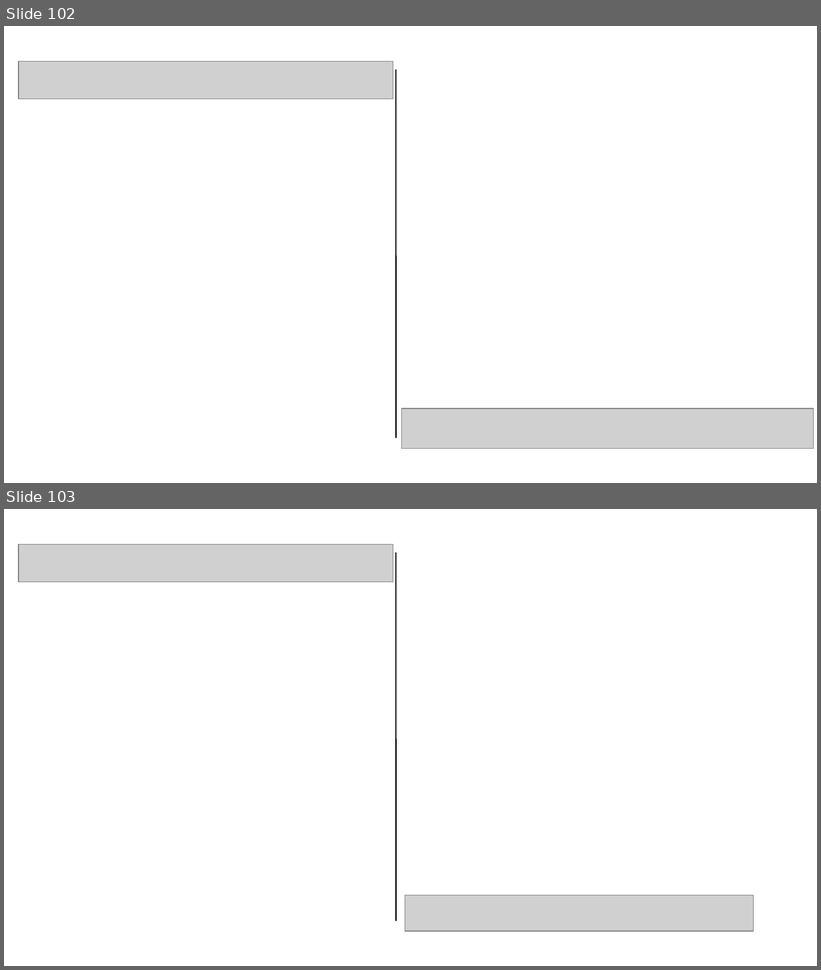
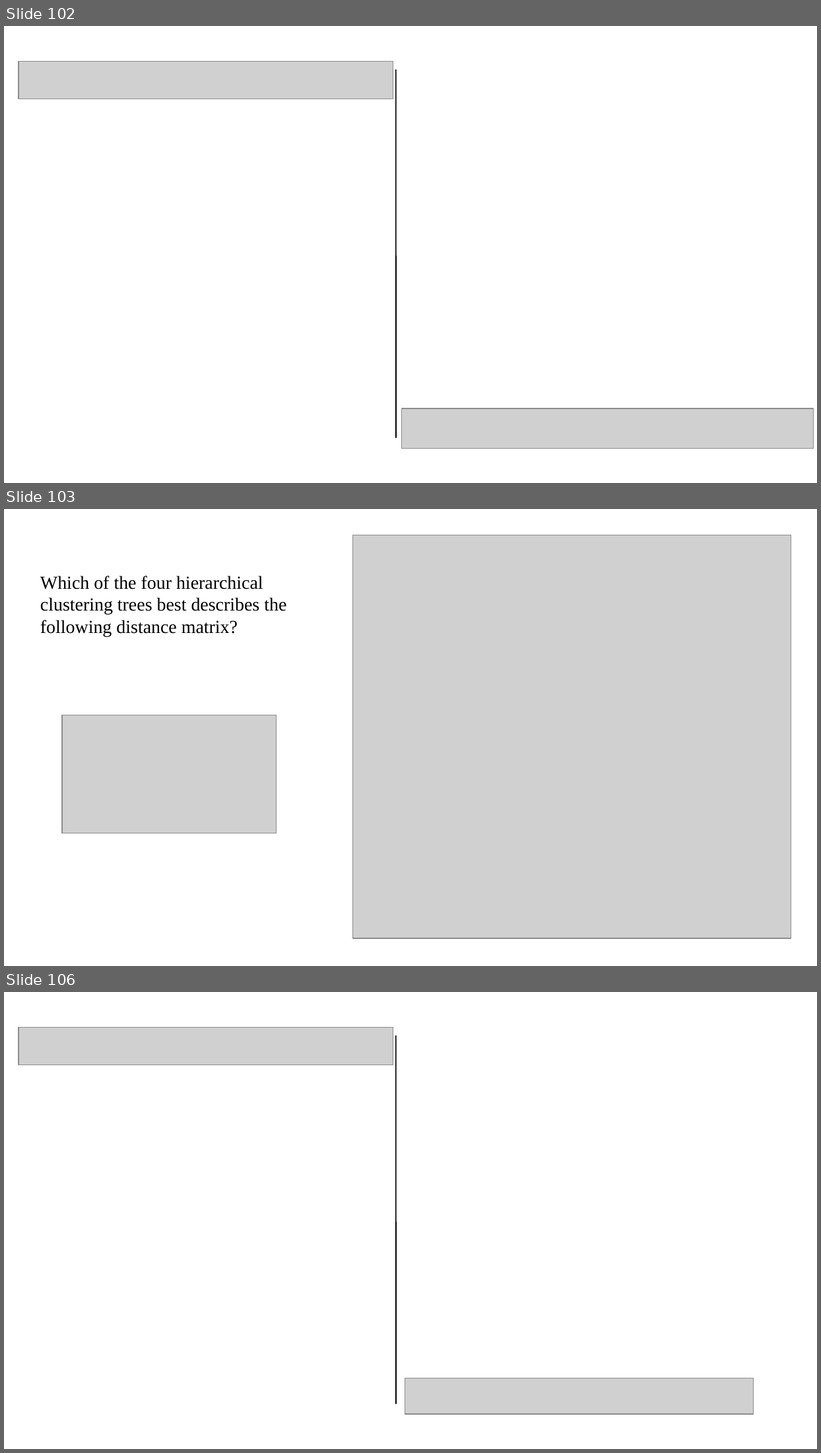
Before and after one commit to pvermees/geostats, a slide deck: slides/quizzes.odp. Shown one above the other, each under a label of ours: slides 102 and 103 before the commit, slides 102, 103 and 106 after it; the slides between them are not shown. The pictures are 821x970 and 821x1453 pixels, drawn with LibreOffice and Linux fonts; fonts in the diff are those of the drawing; grey boxes stand for pictures. Boxes give left, top, right and bottom in pixels: in the first picture for what was removed or moved away, otherwise in the second. Text is boxed around its words. In the diff, an @@ line names an element or a change of style, - is before the commit and + after.

```diff
--- a/slides/quizzes.odp
+++ b/slides/quizzes.odp
@@ slide 103 added at bbox=[4, 509, 817, 966], background #FFFFFF @@
@@ picture added at bbox=[353, 535, 791, 939] @@
@@ text added at bbox=[40, 576, 286, 637], 18 pt, text #000000 @@
+Which of the four hierarchical clustering trees best describes the
+following distance matrix?
@@ picture added at bbox=[62, 716, 277, 834] @@
@@ what was slide 103 is now slide 106 @@
```
Also in this commit, not shown: 2 other slides added, 10 other files.
